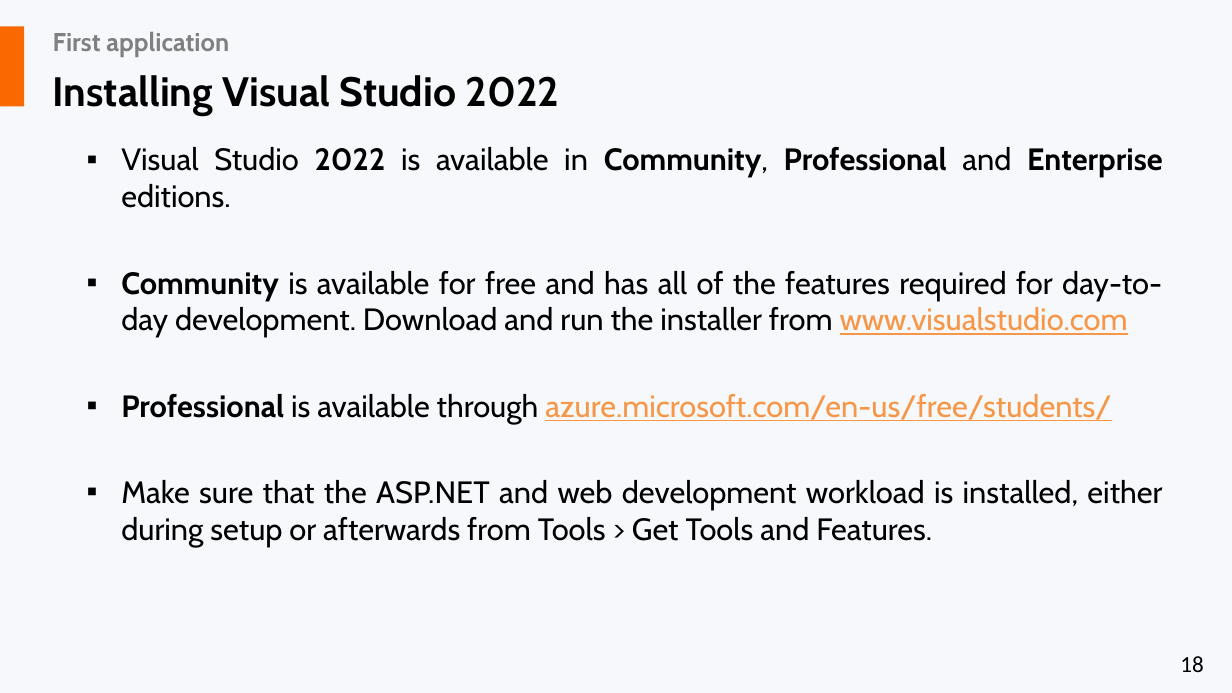
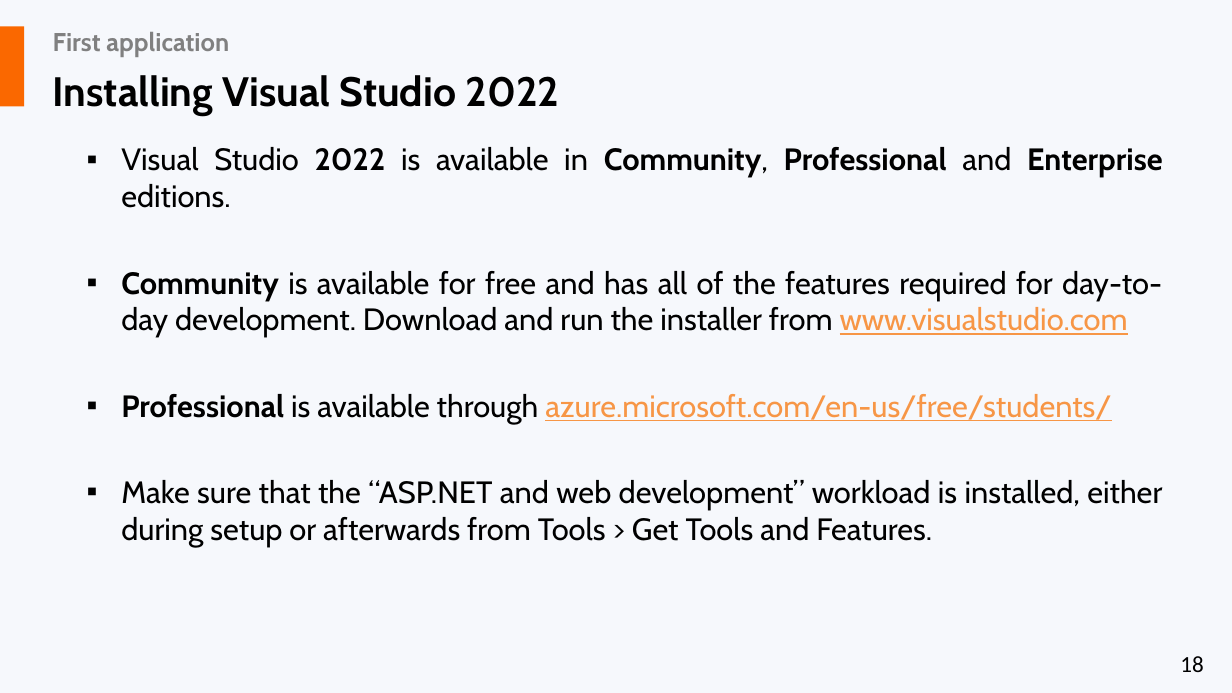
Before and after one commit to liviucotfas/ase-web-and-cloud-applications-security, a slide deck: slide 18 of Presentation ASPNET - Part I.pptx. Drawn at 1232x693 pixels with LibreOffice and Linux fonts; fonts in the diff are those of the drawing. Boxes give left, top, right and bottom in pixels: in the first picture for what was removed or moved away, otherwise in the second. Text is boxed around its words. In the diff, an @@ line names an element or a change of style, - is before the commit and + after.

```diff
--- a/Presentation ASPNET - Part I.pptx
+++ b/Presentation ASPNET - Part I.pptx
@@ text at <box>121,480,1162,547</box>: text changed @@
-▪ Make sure that the ASP.NET and web development workload is installed, either during setup or afterwards from Tools > Get Tools and Features.
+▪ Make sure that the “ASP.NET and web development” workload is installed, either during setup or afterwards from Tools > Get Tools and Features.
```
Also in this commit, not shown: 1 other slide changed.
